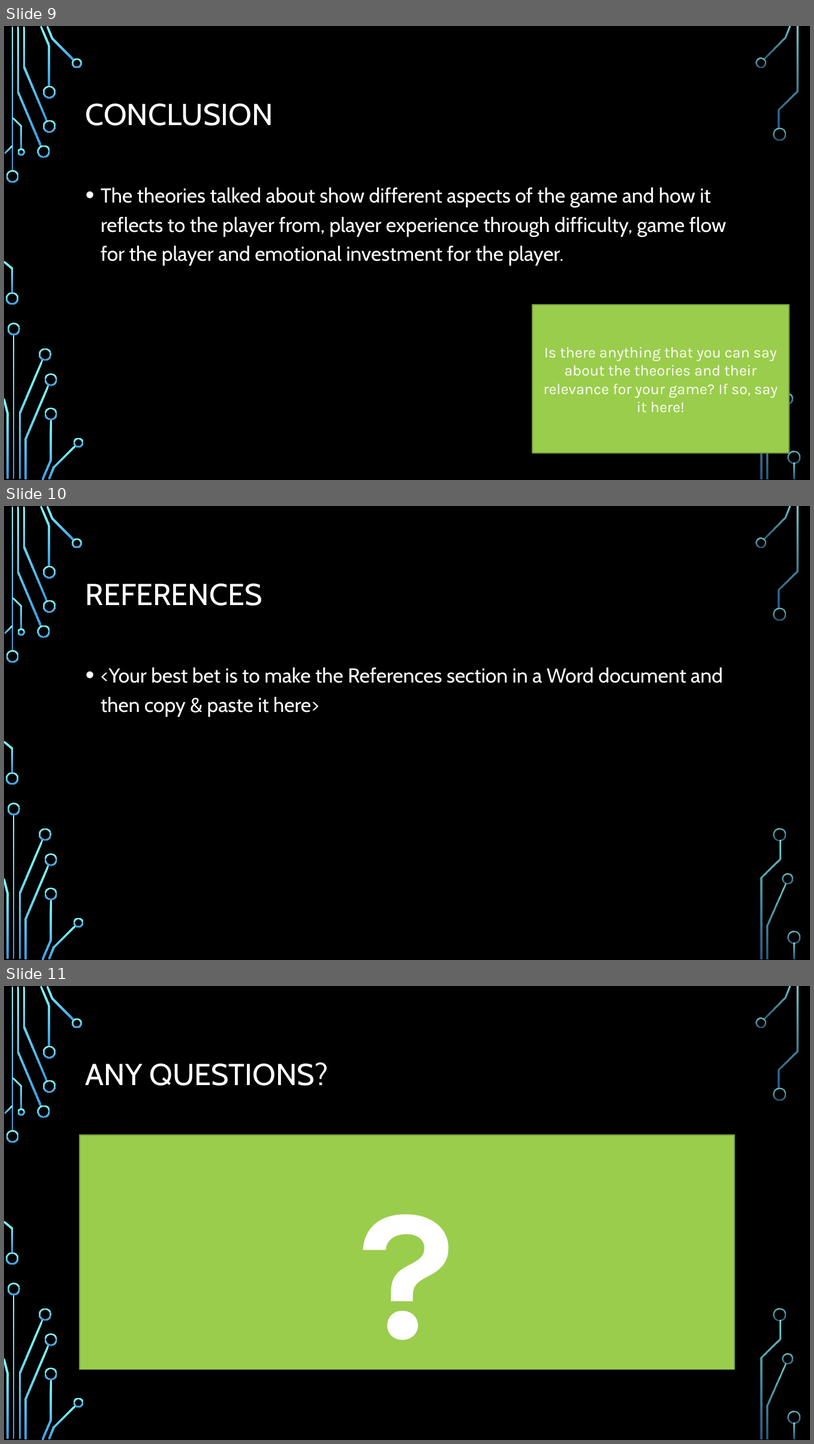
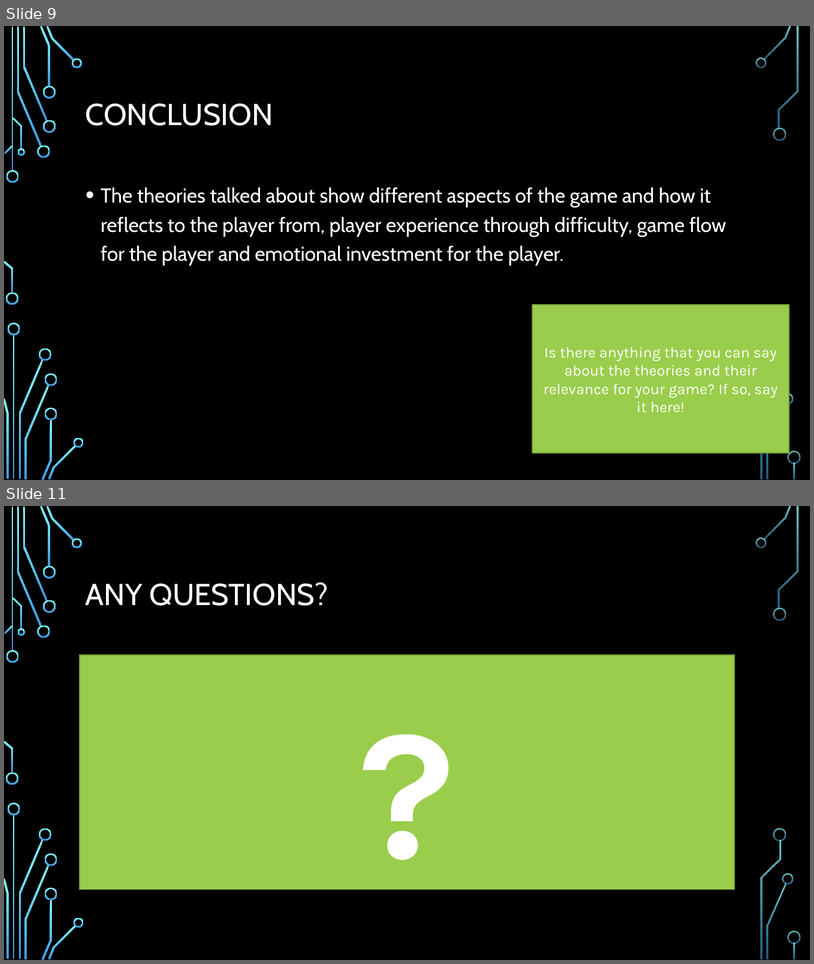
Before and after one commit to Mukkablue/PotatoEatersGame, a slide deck: ExamPresentationTemplate.pptx. Shown one above the other, each under a label of ours: slides 9, 10 and 11 before the commit, slides 9 and 11 after it; the slides between them are not shown. The pictures are 814x1444 and 814x964 pixels, drawn with LibreOffice and Linux fonts; fonts in the diff are those of the drawing; background and template pictures are left out. Boxes give left, top, right and bottom in pixels: in the first picture for what was removed or moved away, otherwise in the second. Text is boxed around its words. In the diff, an @@ line names an element or a change of style, - is before the commit and + after.

Commit message:
references

```diff
--- a/ExamPresentationTemplate.pptx
+++ b/ExamPresentationTemplate.pptx
@@ slide 10 removed at <box>4,506,810,960</box>, background picture (left out); not listed: 36 template elements that a slide beside it also shows @@
@@ title removed at <box>86,583,263,606</box> @@
-REFERENCES
@@ text removed at <box>101,667,723,717</box> @@
-• <Your best bet is to make the References section in a Word document and then copy & paste it here>
```
Also in this commit, not shown: 1 slide changed, 1 slide added, 1 other file.
